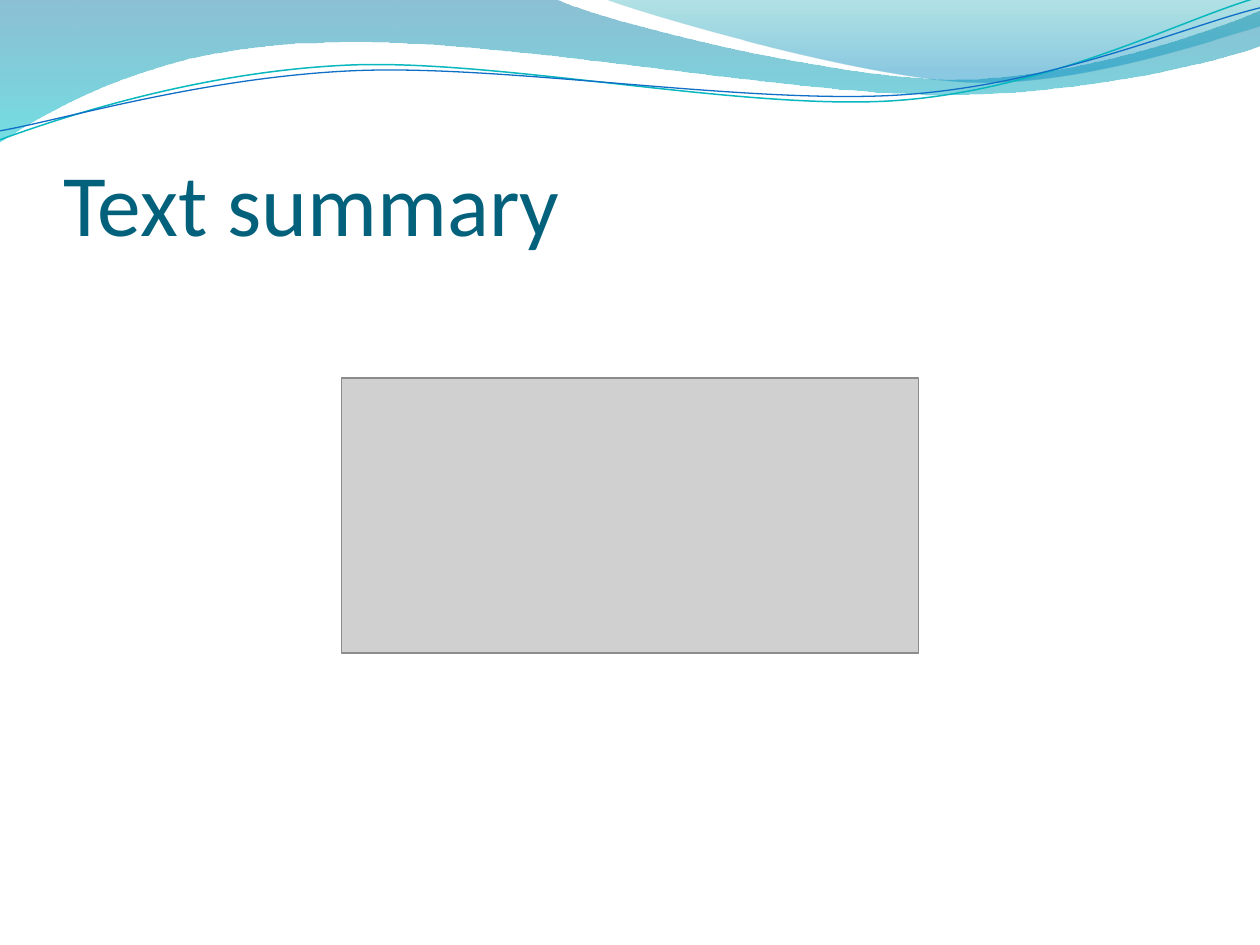
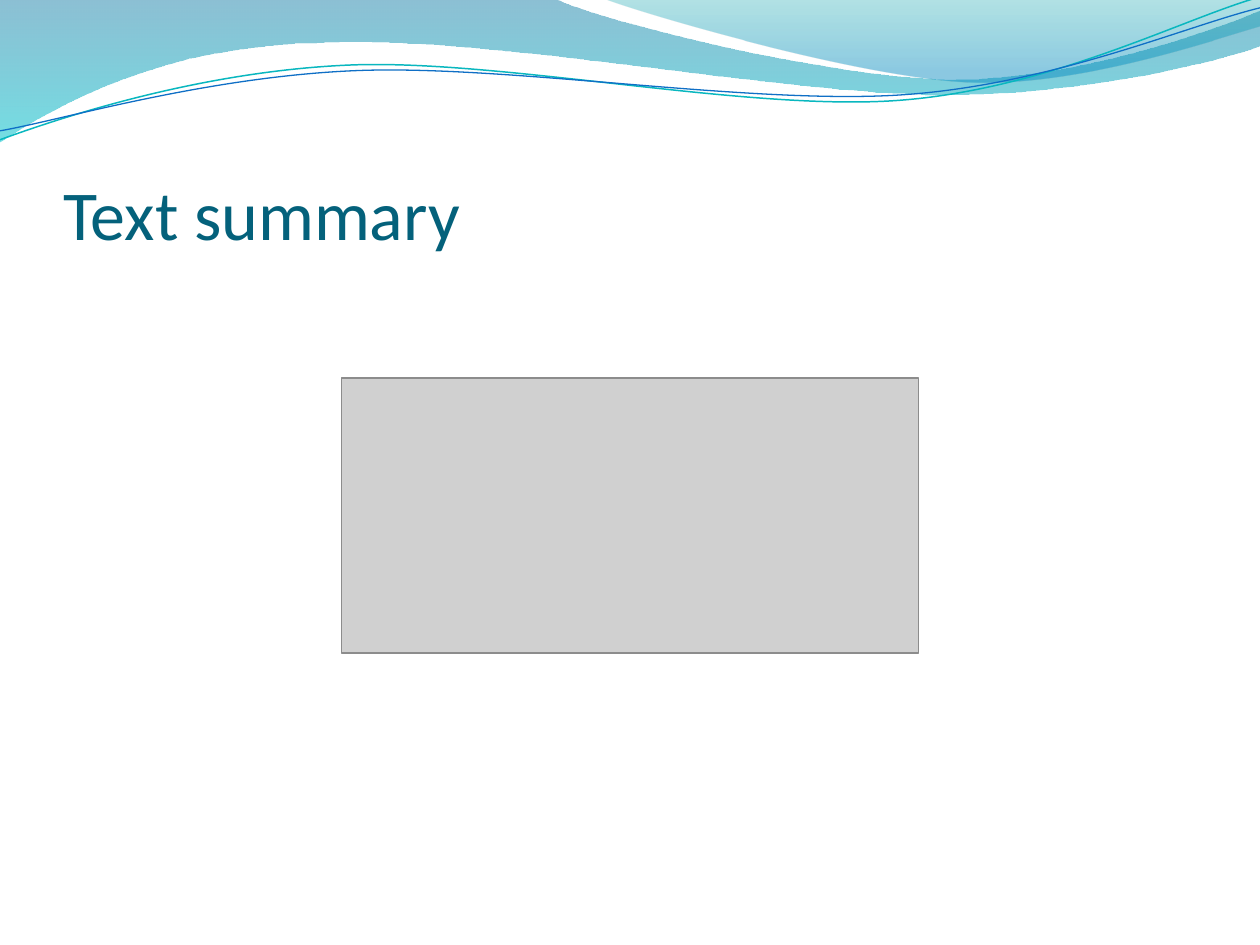
Before and after one commit to sanjay-rb/Ticket-Assignment-Automation, a slide deck: slide 22 of Ticket_Automation/WS/Docs/PPT/final_review_template.pptx. Drawn at 1260x945 pixels with LibreOffice and Linux fonts; fonts in the diff are those of the drawing; grey boxes stand for pictures; background and template pictures are left out. Boxes give left, top, right and bottom in pixels: in the first picture for what was removed or moved away, otherwise in the second. Text is boxed around its words. In the diff, an @@ line names an element or a change of style, - is before the commit and + after.

```diff
--- a/Ticket_Automation/WS/Docs/PPT/final_review_template.pptx
+++ b/Ticket_Automation/WS/Docs/PPT/final_review_template.pptx
@@ title "Text summary" at [63, 195, 460, 252]: size 50 to 40 pt @@
```
Also in this commit, not shown: 27 other slides changed, 6 other files.
